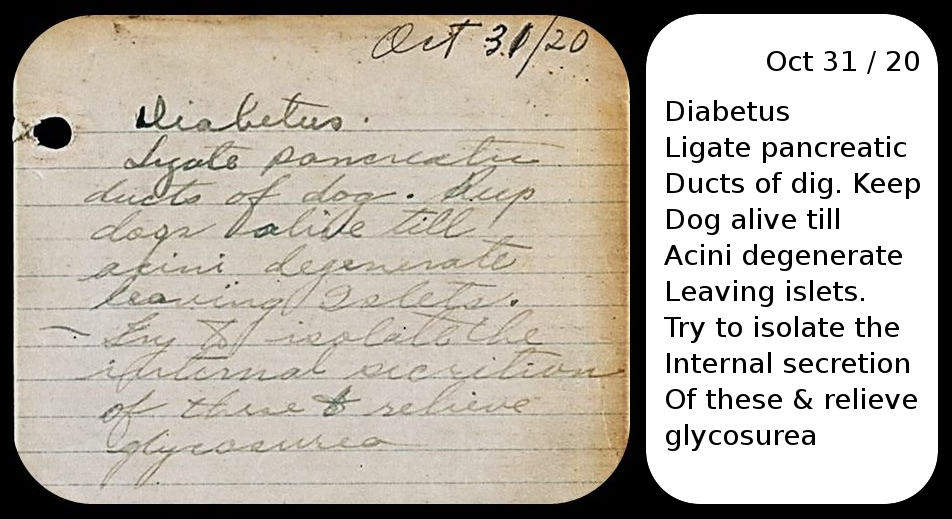
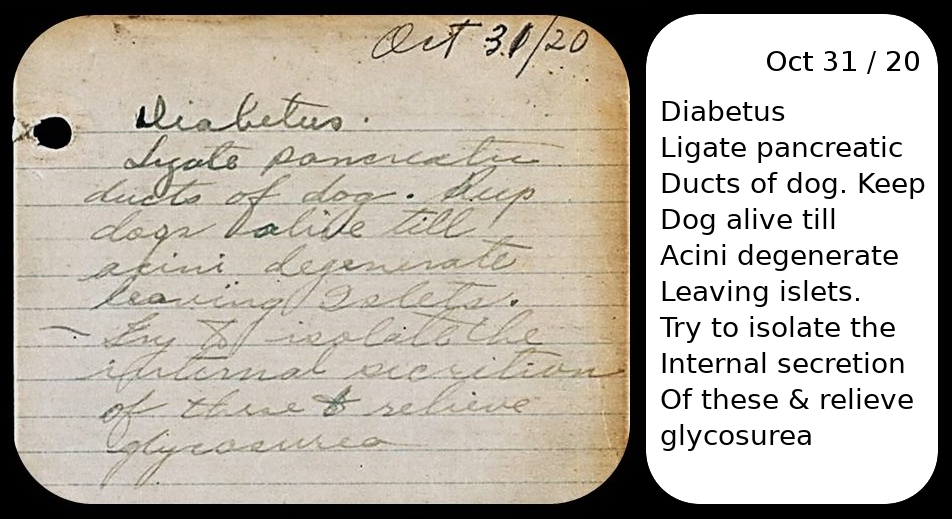
Comparing the layer stacks of the two 952 x 519 images. Changes:
painted on "Diabetus ..." over (x1=659, y1=100, x2=925, y2=451)
